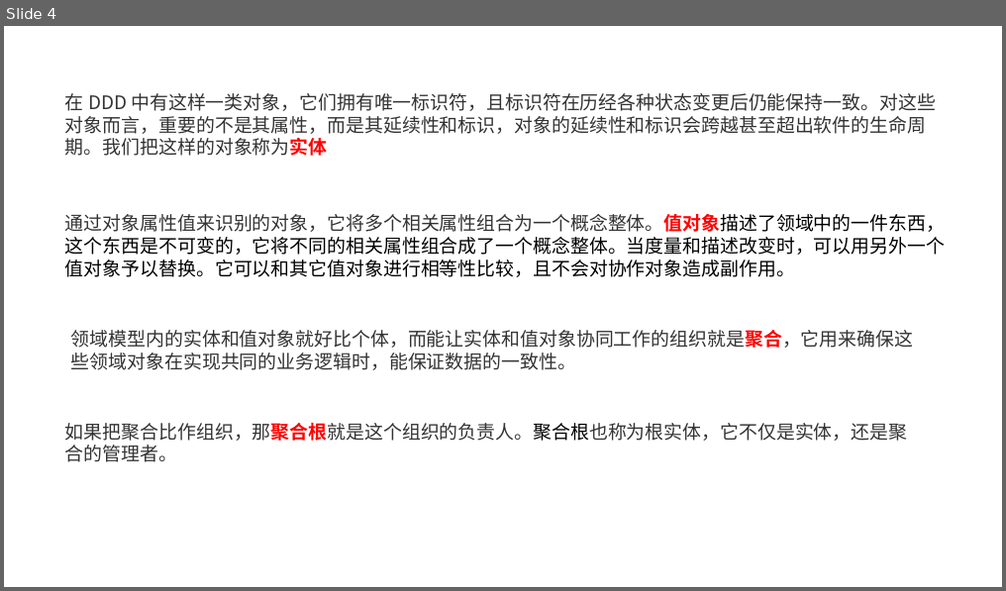
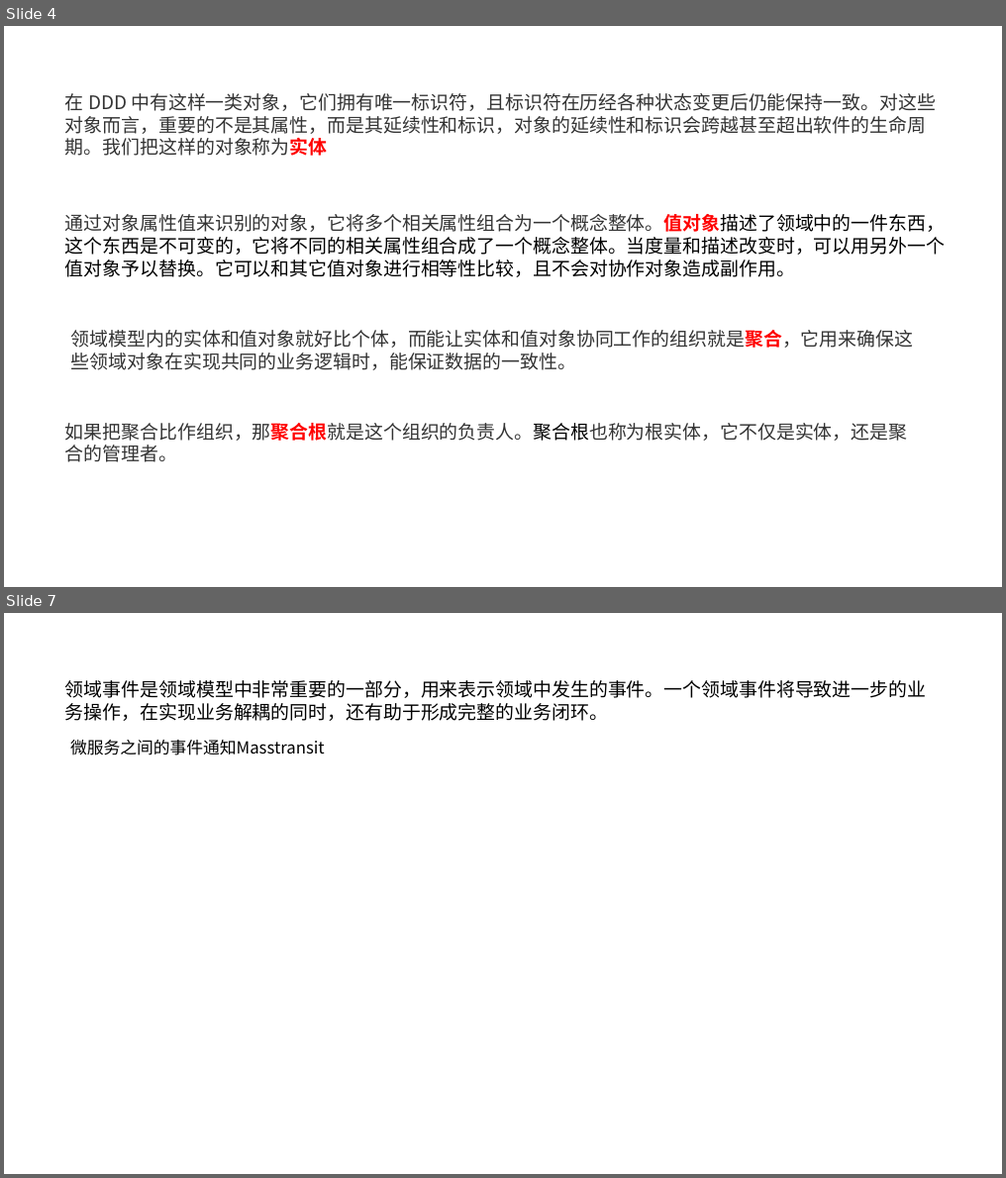
Before and after one commit to axzxs2001/DDD_Sample, a slide deck: DDD_Sample/Docs/DDD.pptx. Shown one above the other, each under a label of ours: slide 4 before the commit, slides 4 and 7 after it; the slides between them are not shown. The pictures are 1006x591 and 1006x1178 pixels, drawn with LibreOffice and Linux fonts; fonts in the diff are those of the drawing. Boxes give left, top, right and bottom in pixels: in the first picture for what was removed or moved away, otherwise in the second. Text is boxed around its words. In the diff, an @@ line names an element or a change of style, - is before the commit and + after.

```diff
--- a/DDD_Sample/Docs/DDD.pptx
+++ b/DDD_Sample/Docs/DDD.pptx
@@ slide 7 added at [4, 613, 1002, 1174], background #FFFFFF @@
@@ text added at [65, 680, 926, 721], 18 pt, text #000000 @@
+领域事件是领域模型中非常重要的一部分，用来表示领域中发生的事件。一个领域事件将导致进一步的业务操作，在实现业务解耦的同时，还有助于形成完整的业务闭环。
@@ text added at [70, 740, 325, 756], 16 pt, text #000000 @@
+微服务之间的事件通知Masstransit
```
Also in this commit, not shown: 2 slides changed, 5 other slides added, 1 other file.
